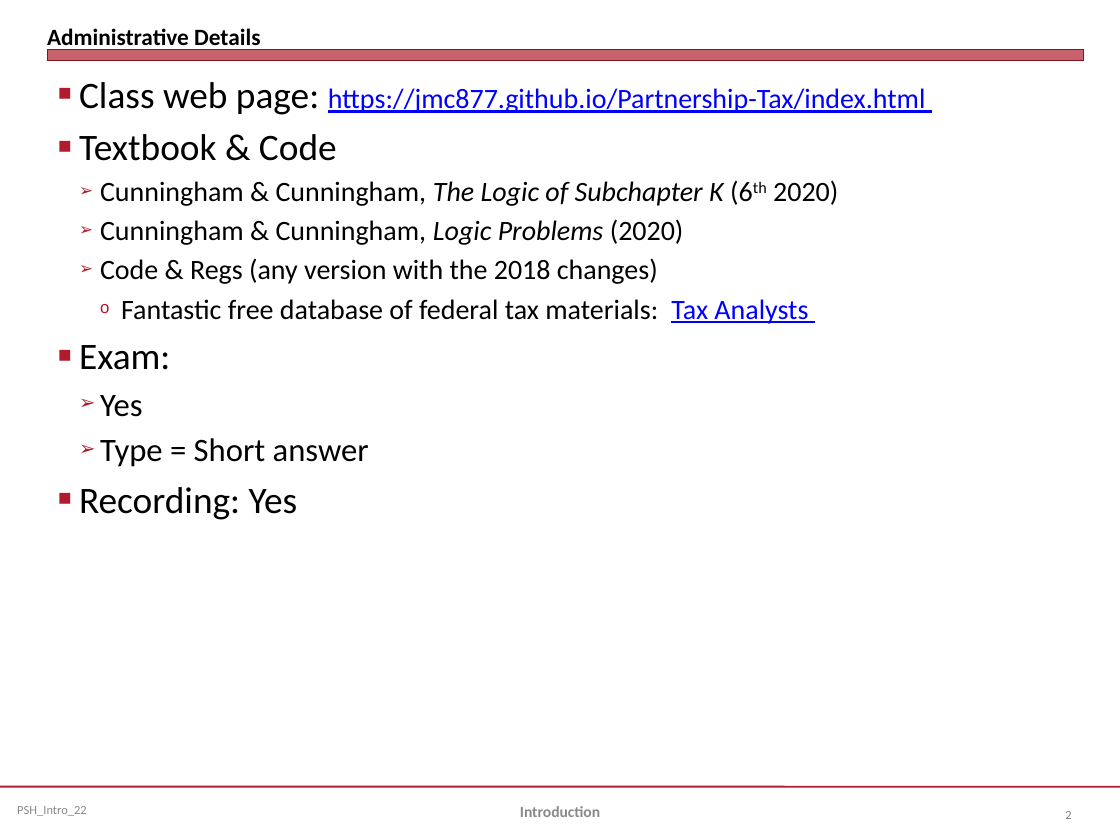
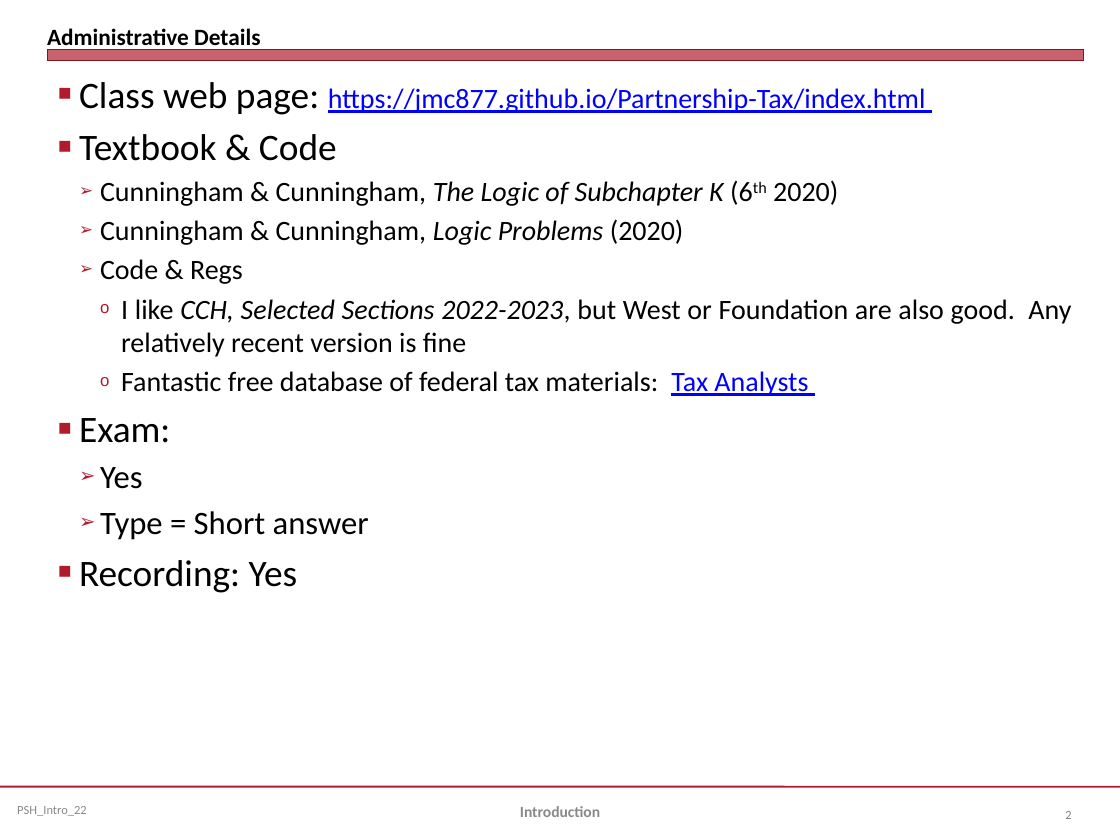
Before and after one commit to jmc877/Partnership-Tax, a slide deck: slide 2 of slides/PSH_Introduction_22.pptx. Drawn at 1120x840 pixels with LibreOffice and Linux fonts; fonts in the diff are those of the drawing. Boxes give left, top, right and bottom in pixels: in the first picture for what was removed or moved away, otherwise in the second. Text is boxed around its words. In the diff, an @@ line names an element or a change of style, - is before the commit and + after.

```diff
--- a/slides/PSH_Introduction_22.pptx
+++ b/slides/PSH_Introduction_22.pptx
@@ text at box(100, 259, 1071, 357): text changed @@
-  ➢ Code & Regs (any version with the 2018 changes)
+  ➢ Code & Regs
+    o I like CCH, Selected Sections 2022-2023, but West or Foundation are also good. Any relatively recent version is fine
```
Also in this commit, not shown: 2 other files.
